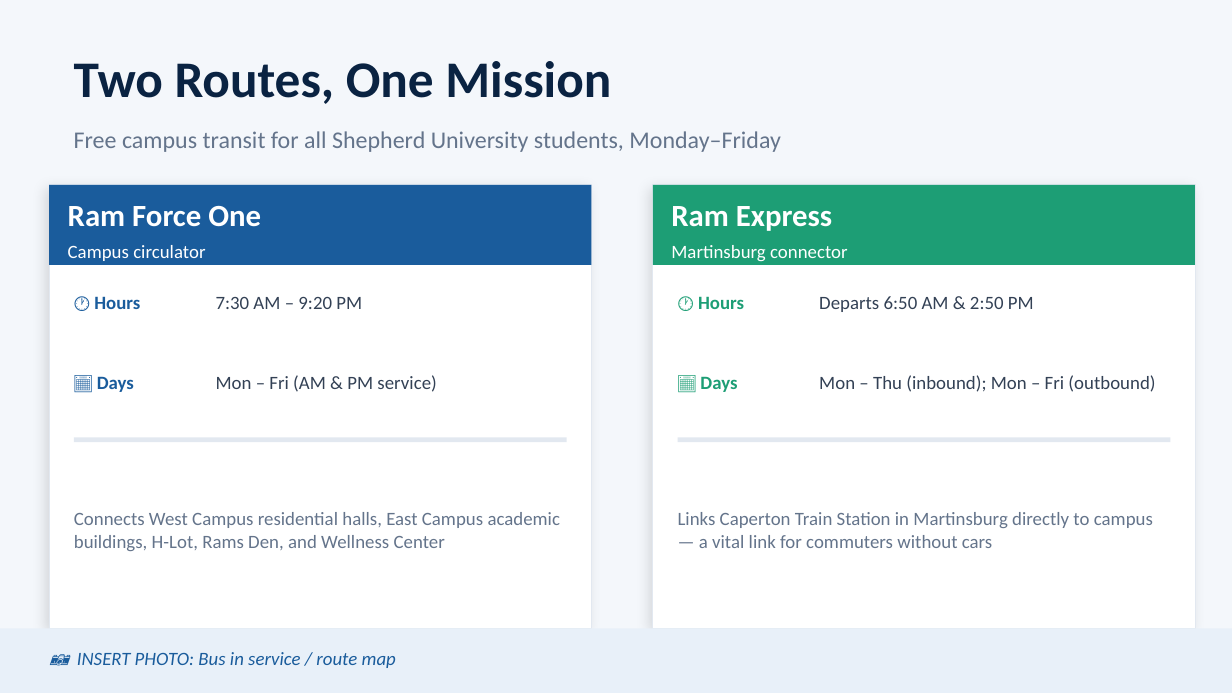
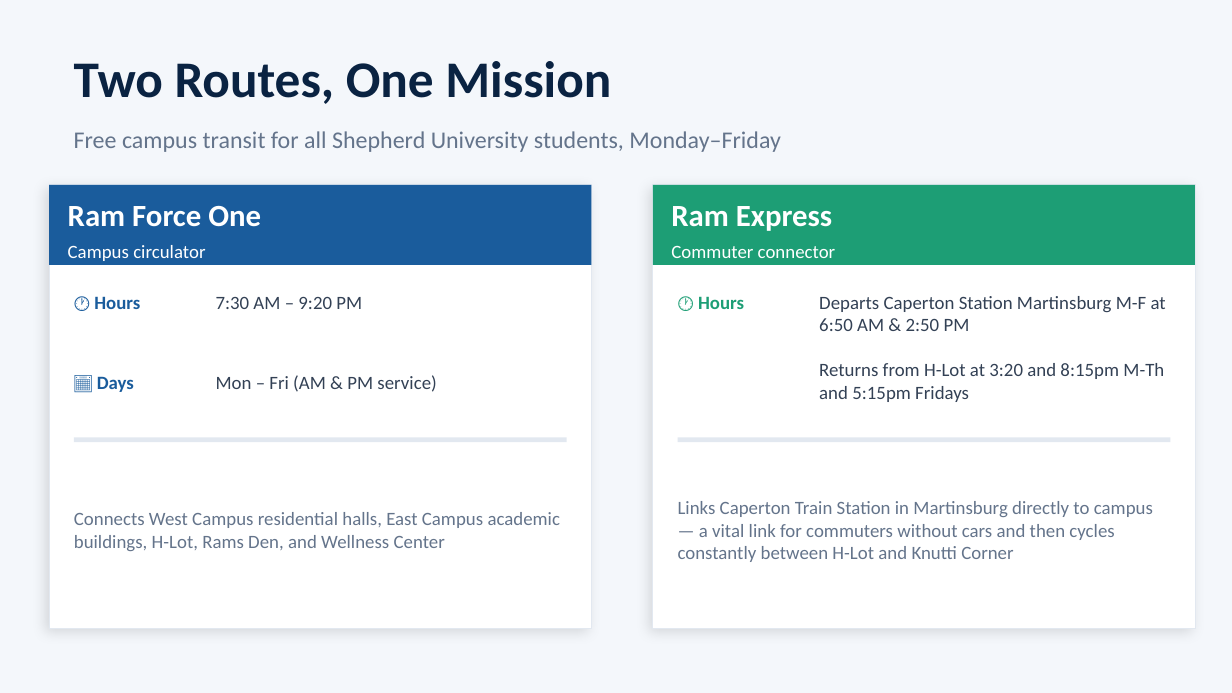
Before and after one commit to meekerwv-boop/Epta_Capstone, a slide deck: slide 5 of EPTA/EPTA_Funding_Case_2025.pptx (slide 4 before the commit). Drawn at 1232x693 pixels with LibreOffice and Linux fonts; fonts in the diff are those of the drawing. Boxes give left, top, right and bottom in pixels: in the first picture for what was removed or moved away, otherwise in the second. Text is boxed around its words. In the diff, an @@ line names an element or a change of style, - is before the commit and + after.

```diff
--- a/EPTA/EPTA_Funding_Case_2025.pptx
+++ b/EPTA/EPTA_Funding_Case_2025.pptx
@@ text at (x1=671, y1=246, x2=836, y2=258): text changed @@
-Martinsburg connector
+Commuter connector
@@ text at (x1=819, y1=296, x2=1166, y2=402): text changed @@
-Departs 6:50 AM & 2:50 PM
+Departs Caperton Station Martinsburg M-F at
+6:50 AM & 2:50 PM
+Returns from H-Lot at 3:20 and 8:15pm M-Th and 5:15pm Fridays
@@ text removed at (x1=700, y1=376, x2=737, y2=392) @@
-📅 Days
@@ text removed at (x1=819, y1=375, x2=1155, y2=392) @@
-Mon – Thu (inbound); Mon – Fri (outbound)
@@ text at (x1=678, y1=501, x2=1153, y2=562): text changed @@
-Links Caperton Train Station in Martinsburg directly to campus — a vital link for commuters without cars
+Links Caperton Train Station in Martinsburg directly to campus — a vital link for commuters without cars and then cycles constantly between H-Lot and Knutti Corner
@@ rectangle removed at (x1=0, y1=628, x2=1232, y2=693) @@
@@ text removed at (x1=77, y1=652, x2=396, y2=668) @@
-📷 INSERT PHOTO: Bus in service / route map
```
Also in this commit, not shown: 12 other slides changed, 4 slides added, 2 slides removed, 6 other files.
